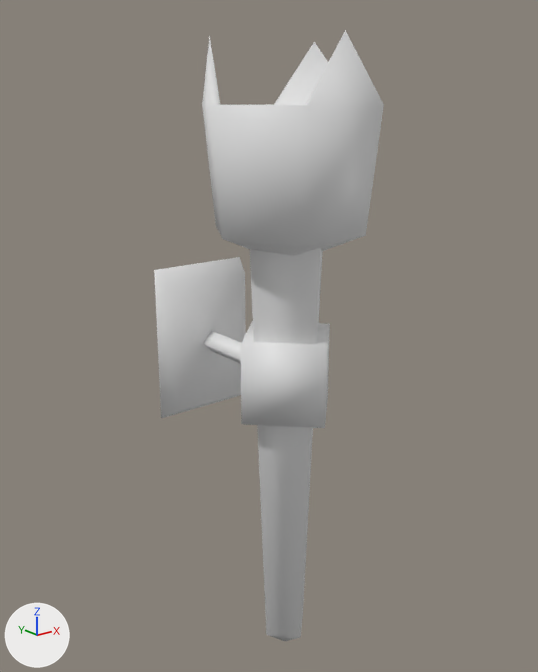
An edit to the FBX model Assets/AnyRPG/Core/Content/Models/Prop/MedievalTavern/FBX/torch.fbx, drawn before and after from the same camera.
Before and after are seen from a camera (50 mm lens) standing at (-1.91, -2.27, 2.46) and looking at (0.05, 0.18, 1.47). The axes (+X, +Y, +Z) are drawn at lower left. The lights are the same throughout. Where no turn or scale is listed for an object, it has been applied to the vertices.

The older version as bpy lines, for what is in view:
```python
mat_mat_torch_2 = principled_material('mat_torch_2')
mat_mat_torch_2.base_color = (0.8, 0.8, 0.8)  # white #e7e7e7
me_torch_2 = bpy.data.meshes.new('torch_2')
me_torch_2.from_pydata(...)  # 56 vertices, 56 faces; spans x -0.37..0.37, y -0.32..0.65, z 0.0..2.69
me_torch_2.materials.append(mat_mat_torch_2)  # white #e7e7e7
ob_torch_2 = bpy.data.objects.new('torch_2', me_torch_2)
ob_torch_2.location = (0.0, 0.0, 0.0)
```
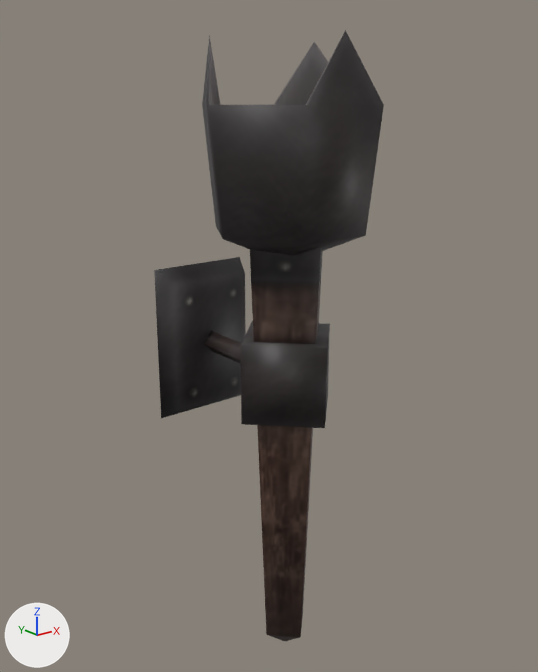
The newer file is also rescaled (x0.25) as a whole; pictures and numbers use the older file's frame.

The change, as a diff of the scene's bpy script:
```diff
--- a/Assets/AnyRPG/Core/Content/Models/Prop/MedievalTavern/FBX/torch.fbx.py
+++ b/Assets/AnyRPG/Core/Content/Models/Prop/MedievalTavern/FBX/torch.fbx.py
@@ img_tex_torch_2_png @@
+img_tex_torch_2_png = load_image('tex_torch_2.png', '../Texture/tex_torch_2.png', 256, 256, 'sRGB')
@@ mat_mat_torch_2 @@
 mat_mat_torch_2 = principled_material('mat_torch_2')
-mat_mat_torch_2.base_color = (0.8, 0.8, 0.8)  # white #e7e7e7
+mat_mat_torch_2.texture = img_tex_torch_2_png
```

Location of each change, (x1, y1, x2, y2) in pixels of the pictures (538 x 672 px):
'torch_2', surface changed (grey to black): (154, 30, 384, 641) in both
